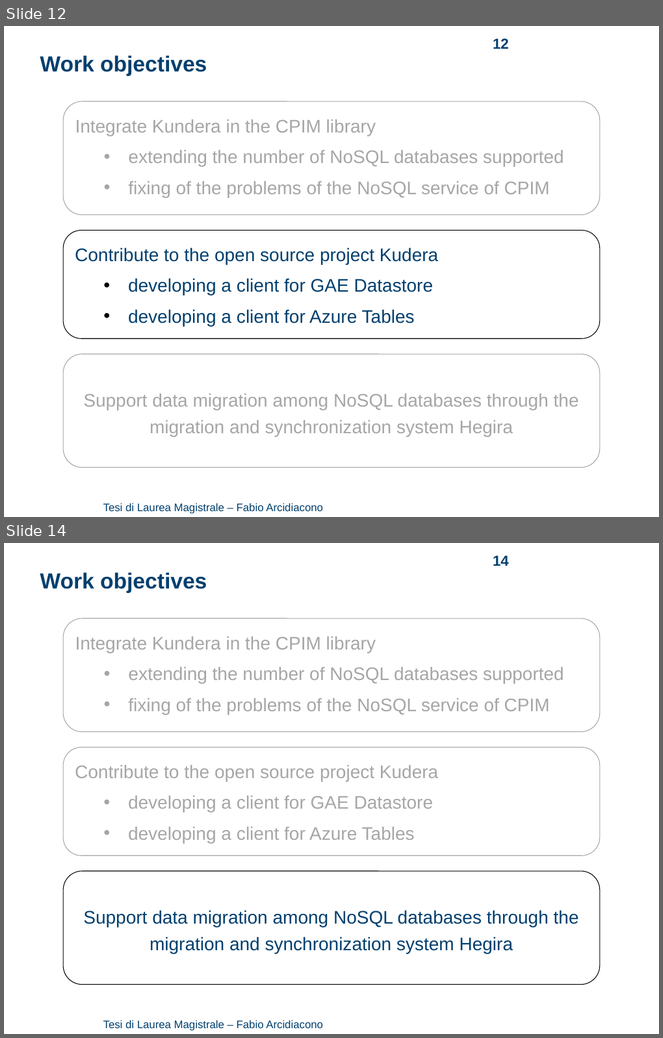
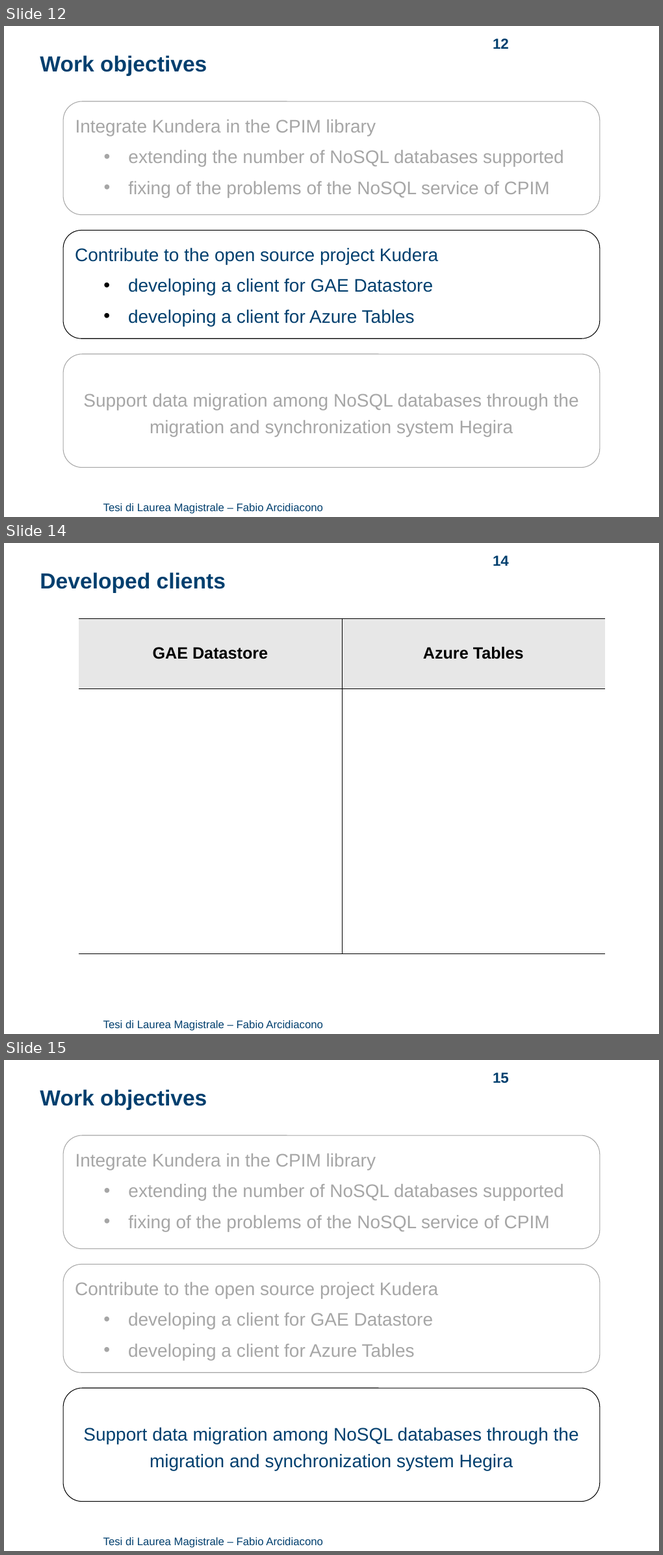
Before and after one commit to arci/thesis, a slide deck: presentation/ThesisPresentation.ppt. Shown one above the other, each under a label of ours: slides 12 and 14 before the commit, slides 12, 14 and 15 after it; the slides between them are not shown. The pictures are 663x1038 and 663x1555 pixels, drawn with LibreOffice and Linux fonts; fonts in the diff are those of the drawing; background and template pictures are left out. Boxes give left, top, right and bottom in pixels: in the first picture for what was removed or moved away, otherwise in the second. Text is boxed around its words. In the diff, an @@ line names an element or a change of style, - is before the commit and + after.

```diff
--- a/presentation/ThesisPresentation.ppt
+++ b/presentation/ThesisPresentation.ppt
@@ slide 14 added at (4,543,659,1034), background #FFFFFF; not listed: 1 template element that a slide beside it also shows @@
@@ page number added at (493,555,509,566), 16 pt, text #003F6E, bold @@
+14
@@ text added at (40,572,226,593), 24 pt, text #003F6E, bold @@
+Developed clients
@@ table added at (79,618,605,954), 2 rows, 2 columns @@
+GAE Datastore | Azure Tables
+ | 
@@ what was slide 14 is now slide 15 @@
@@ page number at (493,1072,509,1083): text changed @@
-14
+15
```
Also in this commit, not shown: 8 slides changed, 1 other slide added, 1 slide removed, 2 other files.
